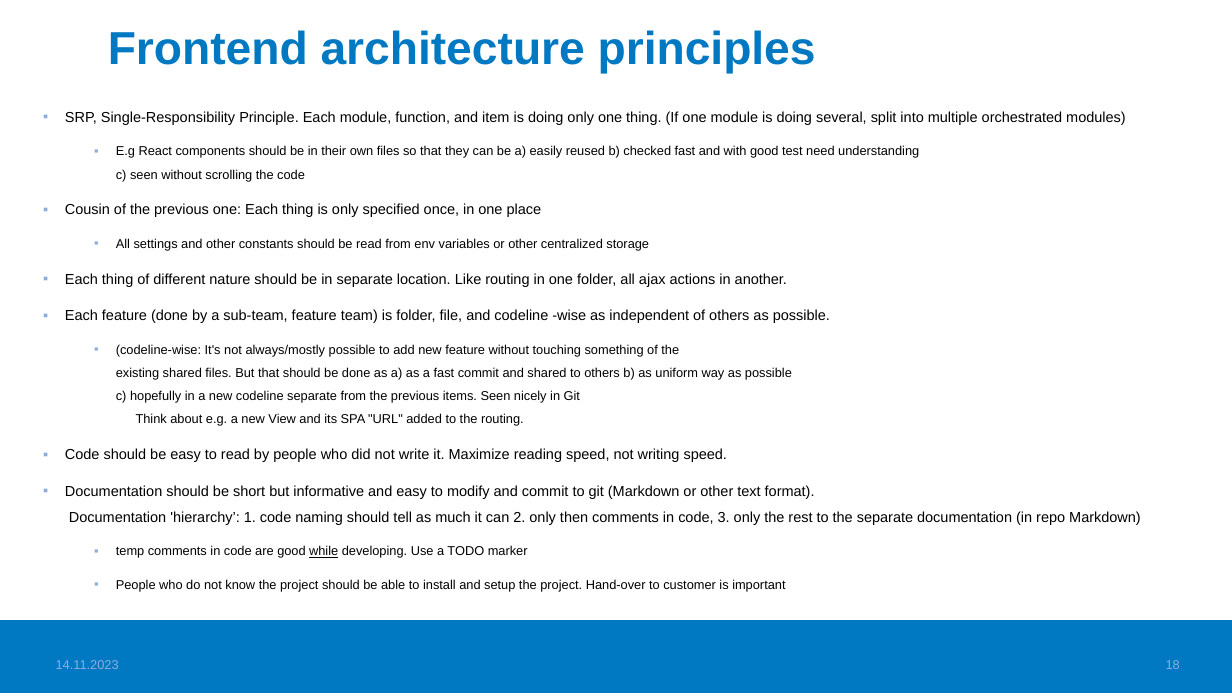
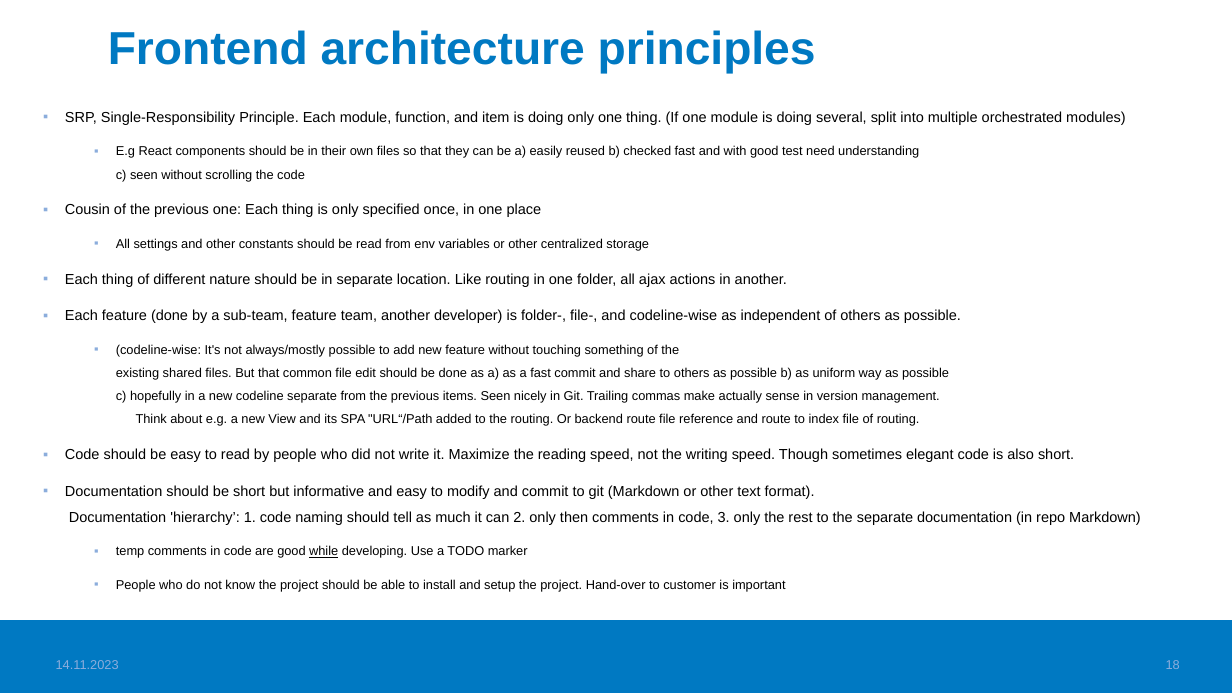
Before and after one commit to valju/docs_frontend_design, a slide deck: slide 18 of FrontendStuff_ForExam.pptx. Drawn at 1232x693 pixels with LibreOffice and Linux fonts; fonts in the diff are those of the drawing; background and template pictures are left out. Boxes give left, top, right and bottom in pixels: in the first picture for what was removed or moved away, otherwise in the second. Text is boxed around its words. In the diff, an @@ line names an element or a change of style, - is before the commit and + after.

```diff
--- a/FrontendStuff_ForExam.pptx
+++ b/FrontendStuff_ForExam.pptx
@@ text at [65, 309, 1074, 462]: text changed @@
-▪ Each feature (done by a sub-team, feature team) is folder, file, and codeline -wise as independent of others as possible.
-  ▪ (codeline-wise: It's not always/mostly possible to add new feature without touching something of the
-    existing shared files. But that should be done as a) as a fast commit and shared to others b) as uniform way as possible
-    c) hopefully in a new codeline separate from the previous items. Seen nicely in Git
-    Think about e.g. a new View and its SPA "URL" added to the routing.
-▪ Code should be easy to read by people who did not write it. Maximize reading speed, not writing speed.
+▪ Each feature (done by a sub-team, feature team, another developer) is folder-, file-, and codeline-wise as independent of others as possible.
+  ▪ (codeline-wise: It's not always/mostly possible to add new feature without touching something of the
+    existing shared files. But that common file edit should be done as a) as a fast commit and share to others as possible b) as uniform way as possible
+    c) hopefully in a new codeline separate from the previous items. Seen nicely in Git. Trailing commas make actually sense in version management.
+    Think about e.g. a new View and its SPA "URL“/Path added to the routing. Or backend route file reference and route to index file of routing.
+▪ Code should be easy to read by people who did not write it. Maximize the reading speed, not the writing speed. Though sometimes elegant code is also short.
```
Also in this commit, not shown: 8 other slides changed, 1 other file.
